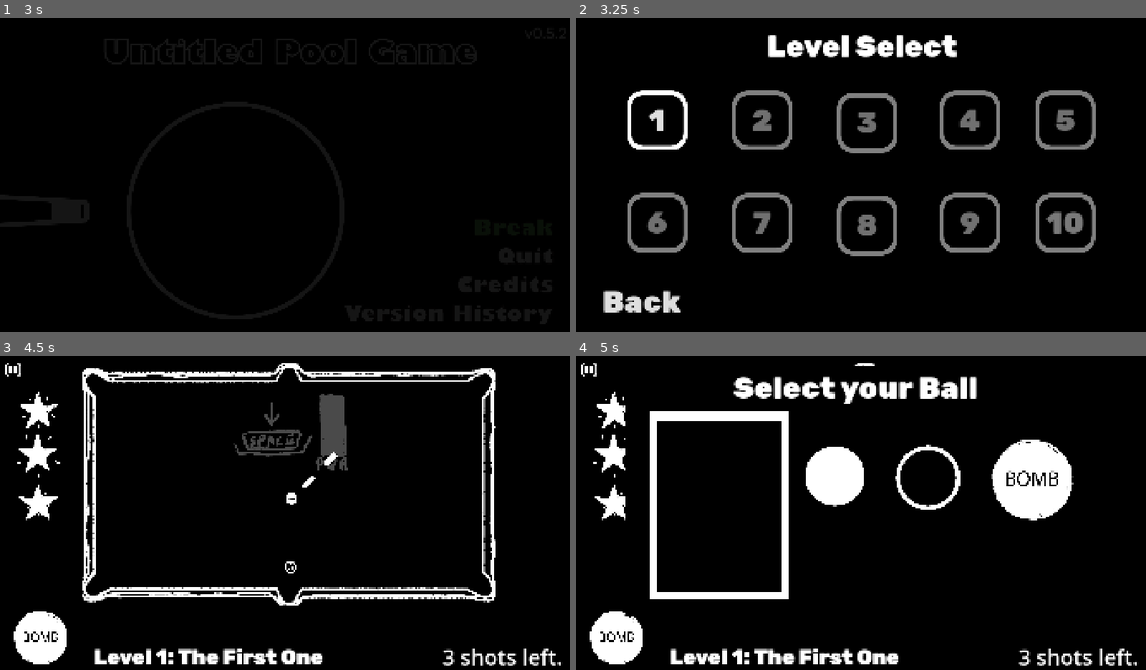
Above: before the commit, frames 1-4 (two rows, left to right).
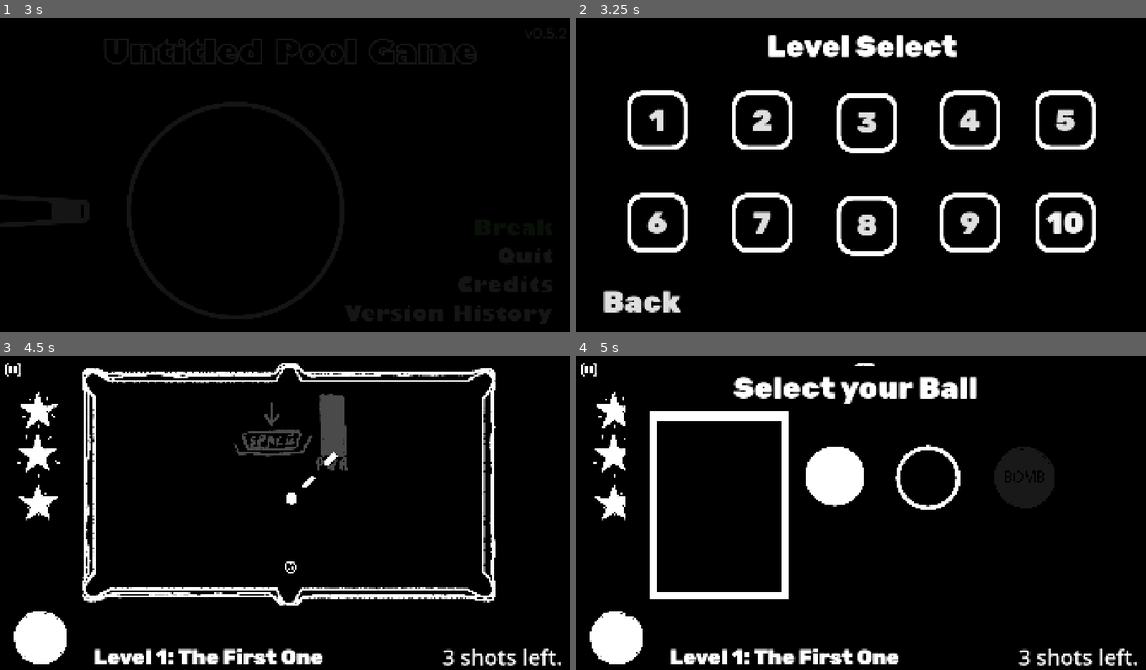
Above: after the commit, the same moments.

Repository: Muirotidua/IMGD1001-Project
Game: Godot game, scene res://scenes/info-pages/splash_screen.tscn
The game is run twice, just before and just after one commit, with the same random seed, the same clock (stepped at 60 frames per second) and the same inputs.
Inputs (mouse positions are in pixels of both pictures, inside the frame that each line leads up to):
- Up to frame 1 (3 s): move the mouse to (410, 162) at 0.52 s; hold E (switch_type_right) 0.53-1.28 s; tap S (swap_ball) at 0.6, 1.55 s; move the mouse to (171, 193) at 1.27 s; hold Q (switch_type_left) 1.28-2 s; tap Space (ball_hit) at 1.35 s; click (513, 231) at 2 s; click (513, 231) at 2.75 s
- Up to frame 2 (3.25 s): no input
- Up to frame 3 (4.5 s): click "1" at 3.5 s; move the mouse to (342, 447) at 4.27 s; hold E (switch_type_right) from 4.28 s (still down); tap I (print_info) at 4.35 s
- Up to frame 4 (5 s): keep holding E (switch_type_right); tap S (swap_ball) at 4.55 s

Frame 1 is identical in both runs. In frame 2, 6.4% of the frame differs, in the area x 9-92%, y 23-76%; in frame 3, 0.1%; in frame 4, 2.9%.

Commit message:
Special balls are darkened if not unlocked or not available

Diff:
--- a/global/global_enums.gd
+++ b/global/global_enums.gd
@@ -12,4 +12,10 @@
 enum BallType{
 	NORMAL = 0,
 	EXPLOSION
-	}
+}
+
+enum BallAvailability{
+	AVAILABLE,
+	UNAVAILABLE,
+	UNDISCOVERED
+}
--- a/global/level_manager.gd
+++ b/global/level_manager.gd
@@ -3,12 +3,17 @@
 const level_count = 10
 var level_unlocked: Array[bool]
 var level_stars: Array[int]
+var type_discovered: Array[bool]
+var unlock_all = true
 
 func _ready() -> void:
 	for i in range(level_count):
-		level_unlocked.append(false)
+		level_unlocked.append(unlock_all)
 		level_stars.append(0)
 	level_unlocked[0] = true
+	for i in range(GlobalEnums.BallType.size()):
+		type_discovered.append(false)
+	type_discovered[0] = true
 
 func unlock_level(level_id: int):
 	if level_id > level_count || level_id <= 0:
--- a/scenes/in-level-menus/swapball.tscn
+++ b/scenes/in-level-menus/swapball.tscn
@@ -126,10 +126,10 @@
 
 [node name="Icon_Button" type="Button" parent="."]
 layout_mode = 0
-offset_left = 1392.0
-offset_top = 280.0
-offset_right = 1482.6667
-offset_bottom = 371.66672
+offset_left = 1400.0
+offset_top = 304.26468
+offset_right = 1469.3334
+offset_bottom = 374.36273
 scale = Vector2(3, 3)
 theme_override_styles/normal = SubResource("StyleBoxEmpty_4duod")
 theme_override_styles/pressed = SubResource("StyleBoxEmpty_a1auk")
@@ -151,7 +151,7 @@
 visible = false
 z_index = 2
 position = Vector2(480.00003, 448)
-scale = Vector2(0.51235366, 0.51579255)
+scale = Vector2(0.39968434, 0.40236703)
 texture = ExtResource("5_r6g8w")
 
 [node name="BallNameLabel" type="Label" parent="."]
--- a/scenes/levels/level4.tscn
+++ b/scenes/levels/level4.tscn
@@ -37,6 +37,7 @@
 two_star_limit = 7
 three_star_limit = 3
 level_id = 4
+explosion_available = true
 
 [node name="Menus" type="Node" parent="."]
 
--- a/scenes/levels/level5.tscn
+++ b/scenes/levels/level5.tscn
@@ -37,6 +37,7 @@
 two_star_limit = 5
 three_star_limit = 3
 level_id = 5
+explosion_available = true
 
 [node name="Menus" type="Node" parent="."]
 
@@ -49,9 +50,8 @@
 [node name="LevelLost" parent="Menus" instance=ExtResource("4_1ix84")]
 visible = false
 
-[node name="SwapBall" parent="Menus" node_paths=PackedStringArray("swap_ball_button") instance=ExtResource("5_4x4hb")]
+[node name="SwapBall" parent="Menus" instance=ExtResource("5_4x4hb")]
 visible = false
-swap_ball_button = NodePath("../../Buttons/SwapBallButton")
 
 [node name="Buttons" type="Node" parent="."]
 
--- a/scenes/levels/level_template.tscn
+++ b/scenes/levels/level_template.tscn
@@ -116,7 +116,6 @@
 metadata/_edit_lock_ = true
 
 [node name="CueBall" parent="." instance=ExtResource("1_mm7tu")]
-process_mode = 1
 position = Vector2(678, 461)
 
 [node name="Ball" parent="." instance=ExtResource("4_iw5l3")]
--- a/scripts/balls/cue_ball.gd
+++ b/scripts/balls/cue_ball.gd
@@ -14,8 +14,9 @@
 var rewinded: bool = true
 var shot_power = 0;
 var MAX_HOLD = 50
-var ball_type_list: Array[GlobalEnums.BallType] = [GlobalEnums.BallType.NORMAL, GlobalEnums.BallType.EXPLOSION]
 var ball_sprite_list: Array[String] = ["default", "explosion_ball"]
+var available_types: Array[GlobalEnums.BallType]
+var available_sprites: Array[String]
 
 @onready var shot_count = 0
 @onready var count_label: Label = $NonRotate/CountLabel
@@ -40,7 +41,6 @@
 	pointer.add_point(Vector2.ZERO)
 	pointer.add_point(get_local_mouse_position())
 	%ProgressBar.visible = false
-	switch_type_spc(ball_type)
 
 
 func _physics_process(delta: float) -> void:
@@ -123,15 +123,15 @@
 		return
 	if dir == "l":
 		if ball_type - 1 < 0:
-			ball_type = ball_type_list[ball_type_list.size() - 1]
+			ball_type = available_types[available_types.size() - 1]
 		else:
-			ball_type = ball_type_list[ball_type - 1]
+			ball_type = available_types[ball_type - 1]
 	else:
-		if ball_type + 1 >= ball_type_list.size():
-			ball_type = ball_type_list[0]
+		if ball_type + 1 >= available_types.size():
+			ball_type = available_types[0]
 		else:
-			ball_type = ball_type_list[ball_type + 1]
-	sprite.play(ball_sprite_list[ball_type])
+			ball_type = available_types[ball_type + 1]
+	sprite.play(available_sprites[ball_type])
 	swapped_ball.emit()
 
 func switch_type_spc(new_type: GlobalEnums.BallType):
--- a/scripts/in-level-menus/swapball.gd
+++ b/scripts/in-level-menus/swapball.gd
@@ -4,28 +4,58 @@
 
 signal swap_cue(new_type: GlobalEnums.BallType)
 
+var ball_availability: Array[GlobalEnums.BallAvailability]
+const UD_LABEL: String = "?????"
+const UD_DESC: String = "Ball has not been discovered"
+const UA_DESC: String = "Ball currently unavailable"
+const UD_COL: Color = Color(0.1, 0.1, 0.1)
+const UA_COL: Color = Color(0.3, 0.3, 0.3)
+const A_COL: Color = Color(1, 1, 1)
+const colors: Array[Color] = [A_COL, UA_COL, UD_COL]
+
+func _ready():
+	for i in range(GlobalEnums.BallType.size()):
+		ball_availability.append(GlobalEnums.BallAvailability.UNDISCOVERED)
+
+func color():
+	$Icon_Image.modulate = colors[ball_availability[GlobalEnums.BallType.EXPLOSION]]
+	$Icon_Button.modulate = colors[ball_availability[GlobalEnums.BallType.EXPLOSION]]
+	$FullballImage.modulate = colors[ball_availability[GlobalEnums.BallType.NORMAL]]
+	$FullballButton.modulate = colors[ball_availability[GlobalEnums.BallType.NORMAL]]
+	$Hollowball_Image.modulate = colors[ball_availability[GlobalEnums.BallType.NORMAL]]
+	$HollowballButton.modulate = colors[ball_availability[GlobalEnums.BallType.NORMAL]]
+
+
 func close():
 	get_tree().paused = false
 	visible = false
 
 func _on_fullball_button_pressed() -> void:
-	close()
-	swap_cue.emit(GlobalEnums.BallType.NORMAL)
+	if ball_availability[GlobalEnums.BallType.NORMAL] == GlobalEnums.BallAvailability.AVAILABLE:
+		close()
+		swap_cue.emit(GlobalEnums.BallType.NORMAL)
 
 
 func _on_hollowball_button_pressed() -> void:
-	close()
-	swap_cue.emit(GlobalEnums.BallType.NORMAL)
+	if ball_availability[GlobalEnums.BallType.NORMAL] == GlobalEnums.BallAvailability.AVAILABLE:
+		close()
+		swap_cue.emit(GlobalEnums.BallType.NORMAL)
 
 func _on_icon_button_pressed() -> void:
-	close()
-	swap_cue.emit(GlobalEnums.BallType.EXPLOSION)
+	if ball_availability[GlobalEnums.BallType.EXPLOSION] == GlobalEnums.BallAvailability.AVAILABLE:
+		close()
+		swap_cue.emit(GlobalEnums.BallType.EXPLOSION)
 
 
 func _on_icon_button_mouse_entered() -> void:
 	$Icon_Image.visible = true
 	ball_label.text = "Explosion Cue"
 	ball_desc.text = "Caution: Explodes On Contact!"
+	if ball_availability[GlobalEnums.BallType.EXPLOSION] == GlobalEnums.BallAvailability.UNDISCOVERED:
+		ball_label.text = UD_LABEL
+		ball_desc.text = UD_DESC
+	elif ball_availability[GlobalEnums.BallType.EXPLOSION] == GlobalEnums.BallAvailability.UNAVAILABLE:
+		ball_desc.text = UA_DESC
 	ball_label.visible = true
 	ball_desc.visible = true
 
@@ -33,6 +63,11 @@
 	$Hollowball_Image.visible = true
 	ball_label.text = "Hollow Cue"
 	ball_desc.text = "Lighter than a Feather."
+	if ball_availability[GlobalEnums.BallType.NORMAL] == GlobalEnums.BallAvailability.UNDISCOVERED:
+		ball_label.text = UD_LABEL
+		ball_desc.text = UD_DESC
+	elif ball_availability[GlobalEnums.BallType.NORMAL] == GlobalEnums.BallAvailability.UNAVAILABLE:
+		ball_desc.text = UA_DESC
 	ball_label.visible = true
 	ball_desc.visible = true
 
@@ -40,6 +75,11 @@
 	$FullballImage.visible = true
 	ball_label.text = "White Cue"
 	ball_desc.text = "Standard. Classic. Iconic."
+	if ball_availability[GlobalEnums.BallType.NORMAL] == GlobalEnums.BallAvailability.UNDISCOVERED:
+		ball_label.text = UD_LABEL
+		ball_desc.text = UD_DESC
+	elif ball_availability[GlobalEnums.BallType.NORMAL] == GlobalEnums.BallAvailability.UNAVAILABLE:
+		ball_desc.text = UA_DESC
 	ball_label.visible = true
 	ball_desc.visible = true
 
--- a/scripts/levels/level_template.gd
+++ b/scripts/levels/level_template.gd
@@ -7,6 +7,8 @@
 @export var two_star_limit = 2
 @export var three_star_limit = 1
 @export var level_id = 0
+@export var normal_available: bool = true
+@export var explosion_available: bool = false
 
 @onready var cue: CueBall = $CueBall
 @onready var table: Node2D = $Other/Boundary_Table
@@ -35,7 +37,6 @@
 func _ready():
 	get_tree().paused = false
 	swap_ball.swap_cue.connect(swap_cue_type)
-	swap_ball_button.pressed.connect(_on_swap_ball_button_pressed)
 	table.pocketed_ball.connect(on_pocket)
 	cue.try_shoot.connect(on_try_shoot)
 	cue.swapped_ball.connect(update_swap_ball_sprite)
@@ -46,11 +47,32 @@
 	won.restart.connect(reset_table)
 	won.next_lev.connect(onward)
 	shoot.connect(cue.on_shoot)
-	paused_button.pressed.connect(_on_paused_button_pressed)
+	if !swap_ball_button.pressed.is_connected(_on_swap_ball_button_pressed):
+		swap_ball_button.pressed.connect(_on_swap_ball_button_pressed)
+	if !paused_button.pressed.is_connected(_on_paused_button_pressed):
+		paused_button.pressed.connect(_on_paused_button_pressed)
 	update_swap_ball_sprite()
 	star1.play("full")
 	star2.play("full")
 	star3.play("full")
+	if normal_available:
+		cue.available_types.append(GlobalEnums.BallType.NORMAL)
+		cue.available_sprites.append("default")
+	if explosion_available:
+		cue.available_types.append(GlobalEnums.BallType.EXPLOSION)
+		cue.available_sprites.append("explosion_ball")
+	if cue.available_types.size() == 0:
+		# Force at least 1 ball to exist
+		cue.available_types.append(GlobalEnums.BallType.NORMAL)
+		cue.available_sprites.append("default")
+	for i in range(GlobalEnums.BallType.size()):
+		if cue.available_types.has(GlobalEnums.BallType.values()[i - 1]):
+			LevelManager.type_discovered[i - 1] = true
+			swap_ball.ball_availability[i - 1] = GlobalEnums.BallAvailability.AVAILABLE
+		elif LevelManager.type_discovered[i - 1]:
+			swap_ball.ball_availability[i - 1] = GlobalEnums.BallAvailability.UNAVAILABLE
+	cue.switch_type_spc(cue.ball_type)
+	swap_ball.color()
 	if tutorial.sprite_frames.has_animation(str(level_id)):
 		tutorial.show()
 		tutorial.play(str(level_id))
Not shown: 2 places in scenes/levels/level4.tscn that only renumber resources
Not shown: 1 places in scenes/levels/level5.tscn that only renumber resources
Not shown: 2 places in scenes/levels/level6.tscn that only renumber resources
Not shown: 1 places in scenes/levels/level_template.tscn that only renumber resources
